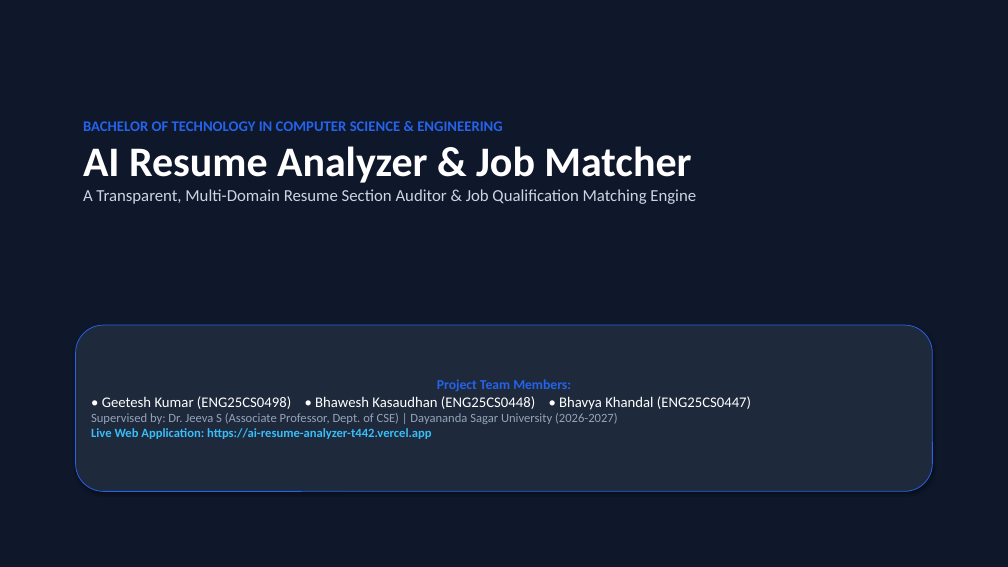
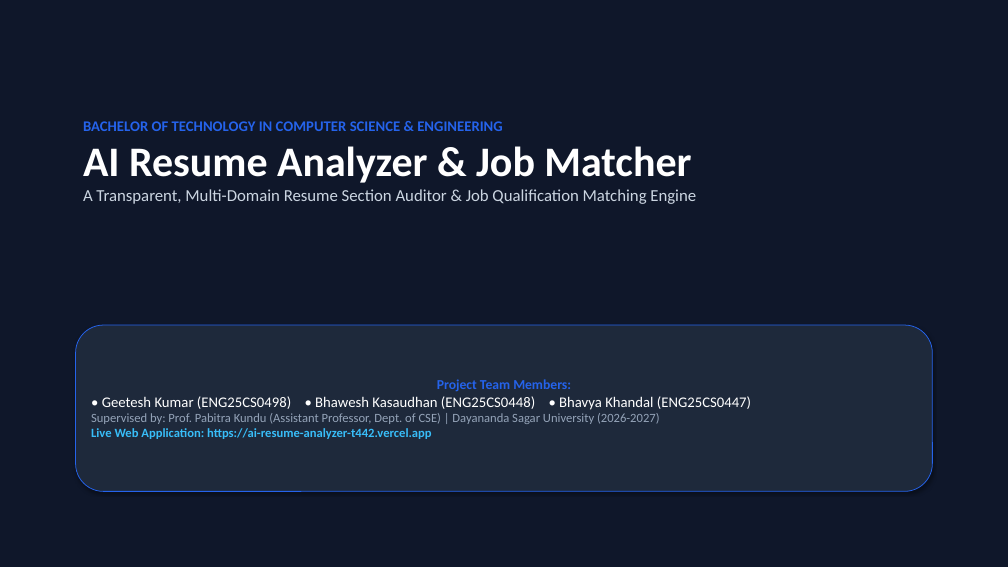
Before and after one commit to geetesh525-glitch/campus-ai-project-assistant, a slide deck: slide 1 of resume_analyzer_project/AI_Resume_Analyzer_Presentation.pptx. Drawn at 1008x567 pixels with LibreOffice and Linux fonts; fonts in the diff are those of the drawing. Boxes give left, top, right and bottom in pixels: in the first picture for what was removed or moved away, otherwise in the second. Text is boxed around its words. In the diff, an @@ line names an element or a change of style, - is before the commit and + after.

Commit message:
docs: update project supervisor to Prof. Pabitra Kundu, Assistant Professor across all reports and slides

```diff
--- a/resume_analyzer_project/AI_Resume_Analyzer_Presentation.pptx
+++ b/resume_analyzer_project/AI_Resume_Analyzer_Presentation.pptx
@@ text in rounded rectangle at (x1=91, y1=413, x2=659, y2=424): text changed @@
-Supervised by: Dr. Jeeva S (Associate Professor, Dept. of CSE) | Dayananda Sagar University (2026-2027)
+Supervised by: Prof. Pabitra Kundu (Assistant Professor, Dept. of CSE) | Dayananda Sagar University (2026-2027)
```
Also in this commit, not shown: 7 other files.
